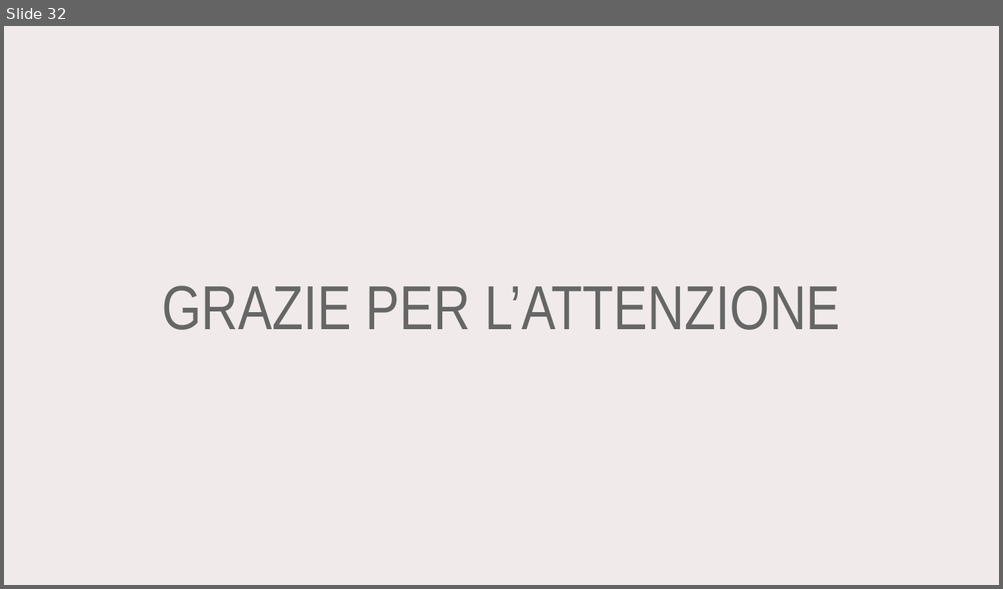
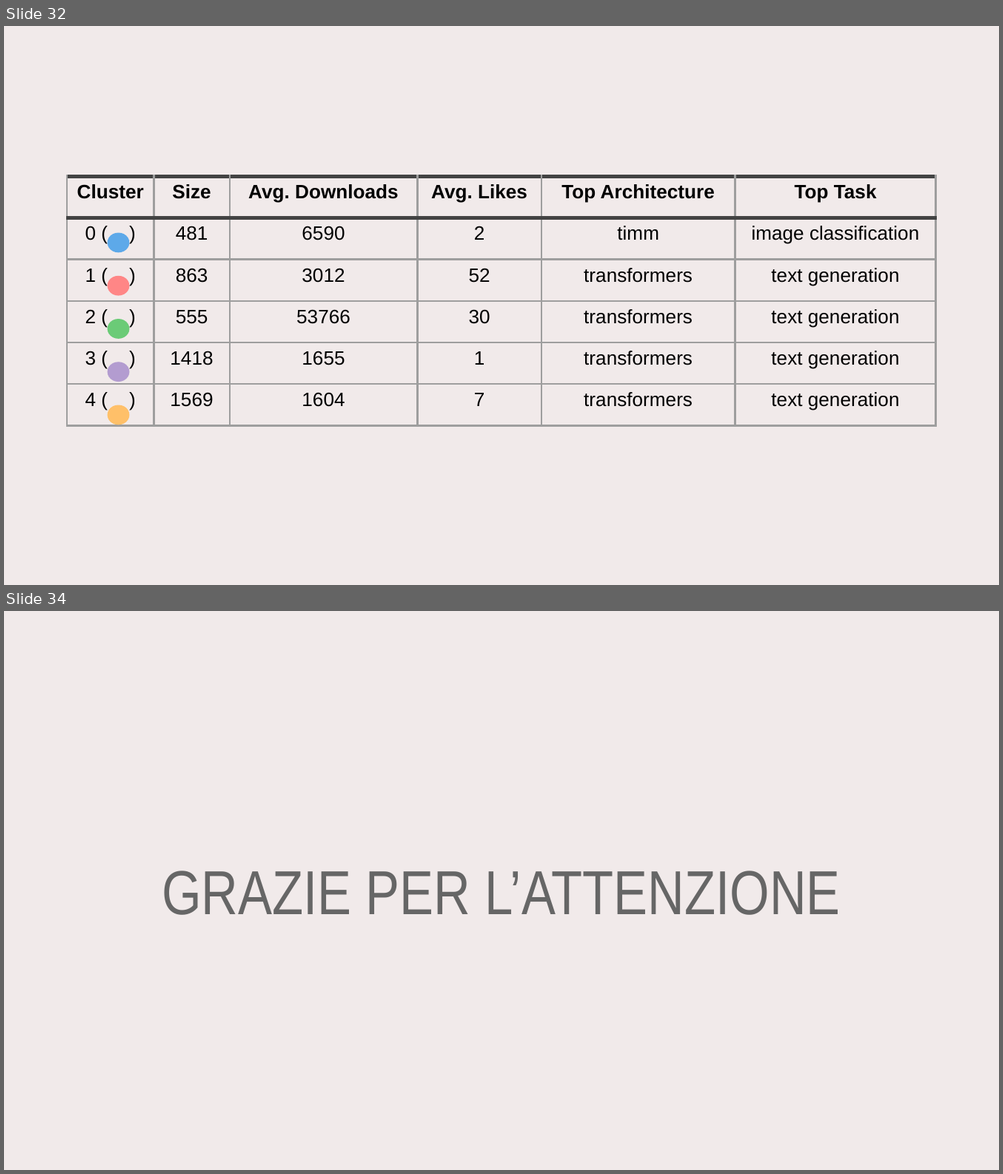
Before and after one commit to Alit54/UniMi---Scientific-Visualization, a slide deck: presentation.odp. Shown one above the other, each under a label of ours: slide 32 before the commit, slides 32 and 34 after it; the slides between them are not shown. The pictures are 1003x589 and 1003x1174 pixels, drawn with LibreOffice and Linux fonts; fonts in the diff are those of the drawing. Boxes give left, top, right and bottom in pixels: in the first picture for what was removed or moved away, otherwise in the second. Text is boxed around its words. In the diff, an @@ line names an element or a change of style, - is before the commit and + after.

Commit message:
Added clustering

```diff
--- a/presentation.odp
+++ b/presentation.odp
@@ slide 32 added at [4,26,999,585], background #F1EAEA @@
@@ table added at [67,176,936,426], 6 rows, 6 columns @@
+Cluster | Size | Avg. Downloads | Avg. Likes | Top Architecture | Top Task
+0 ( ) | 481 | 6590 | 2 | timm | image classification
+1 ( ) | 863 | 3012 | 52 | transformers | text generation
+2 ( ) | 555 | 53766 | 30 | transformers | text generation
+3 ( ) | 1418 | 1655 | 1 | transformers | text generation
+4 ( ) | 1569 | 1604 | 7 | transformers | text generation
@@ ellipse added at [108,233,129,252], fill #5DA9E9 @@
@@ ellipse added at [108,275,129,295], fill #FF8686 @@
@@ ellipse added at [108,319,129,339], fill #6BCB77 @@
@@ ellipse added at [108,362,129,382], fill #B39CD0 @@
@@ ellipse added at [108,405,129,425], fill #FFC069 @@
@@ what was slide 32 is now slide 34 @@
```
Also in this commit, not shown: 2 slides changed, 1 other slide added, 4 other files.
